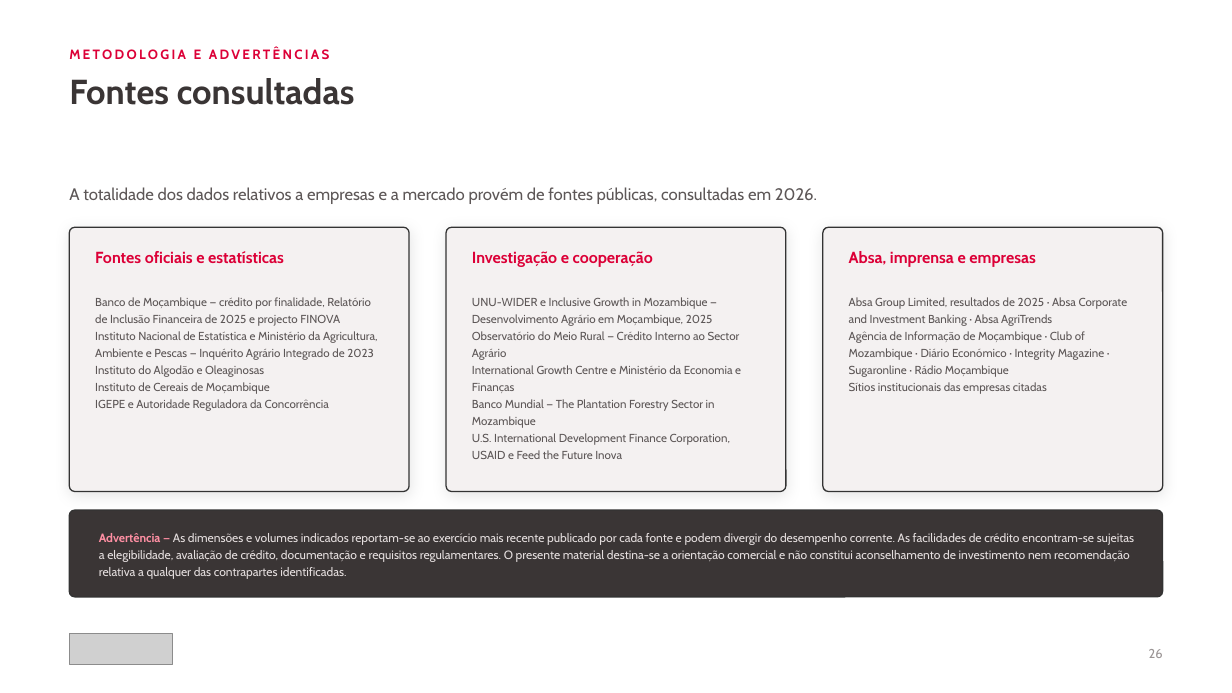
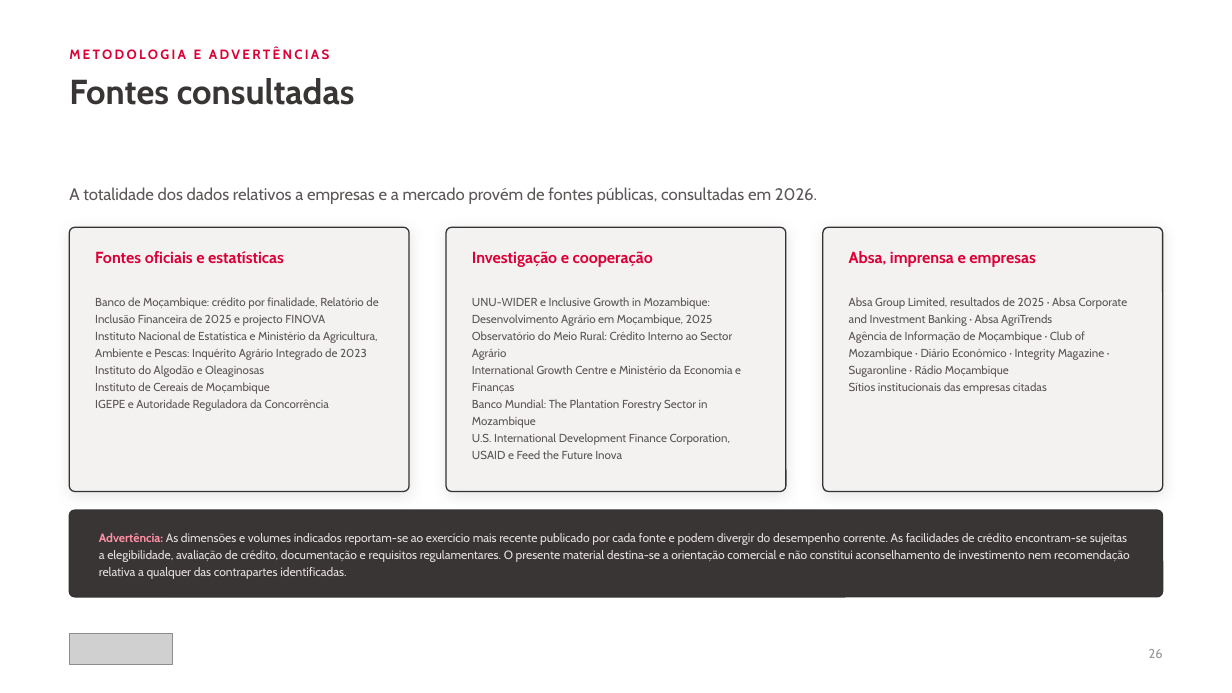
Before and after one commit to timoteomirolejr-hue/momo, a slide deck: slide 26 of cvp-agronegocios/CVP_Agronegocios_Absa_Mocambique_2026.pptx. Drawn at 1232x693 pixels with LibreOffice and Linux fonts; fonts in the diff are those of the drawing; grey boxes stand for pictures. Boxes give left, top, right and bottom in pixels: in the first picture for what was removed or moved away, otherwise in the second. Text is boxed around its words. In the diff, an @@ line names an element or a change of style, - is before the commit and + after.

```diff
--- a/cvp-agronegocios/CVP_Agronegocios_Absa_Mocambique_2026.pptx
+++ b/cvp-agronegocios/CVP_Agronegocios_Absa_Mocambique_2026.pptx
@@ text at [95,297,378,360]: text changed @@
-Banco de Moçambique — crédito por finalidade, Relatório de Inclusão Financeira de 2025 e projecto FINOVA
-Instituto Nacional de Estatística e Ministério da Agricultura, Ambiente e Pescas — Inquérito Agrário Integrado de 2023
+Banco de Moçambique: crédito por finalidade, Relatório de Inclusão Financeira de 2025 e projecto FINOVA
+Instituto Nacional de Estatística e Ministério da Agricultura, Ambiente e Pescas: Inquérito Agrário Integrado de 2023
@@ text at [472,297,732,360]: text changed @@
-UNU-WIDER e Inclusive Growth in Mozambique — Desenvolvimento Agrário em Moçambique, 2025
-Observatório do Meio Rural — Crédito Interno ao Sector Agrário
+UNU-WIDER e Inclusive Growth in Mozambique: Desenvolvimento Agrário em Moçambique, 2025
+Observatório do Meio Rural: Crédito Interno ao Sector Agrário
@@ text at [472,399,708,428]: text changed @@
-Banco Mundial — The Plantation Forestry Sector in Mozambique
+Banco Mundial: The Plantation Forestry Sector in Mozambique
@@ text at [99,533,1130,579]: text changed @@
-Advertência — As dimensões e volumes indicados reportam-se ao exercício mais recente publicado por cada fonte e podem divergir do desempenho corrente. As facilidades de crédito encontram-se sujeitas a elegibilidade, avaliação de crédito, documentação e requisitos regulamentares. O presente material destina-se a orientação comercial e não constitui aconselhamento de investimento nem recomendação relativa a qualquer das contrapartes identificadas.
+Advertência: As dimensões e volumes indicados reportam-se ao exercício mais recente publicado por cada fonte e podem divergir do desempenho corrente. As facilidades de crédito encontram-se sujeitas a elegibilidade, avaliação de crédito, documentação e requisitos regulamentares. O presente material destina-se a orientação comercial e não constitui aconselhamento de investimento nem recomendação relativa a qualquer das contrapartes identificadas.
```
Also in this commit, not shown: 7 other slides changed, 1 other file.
